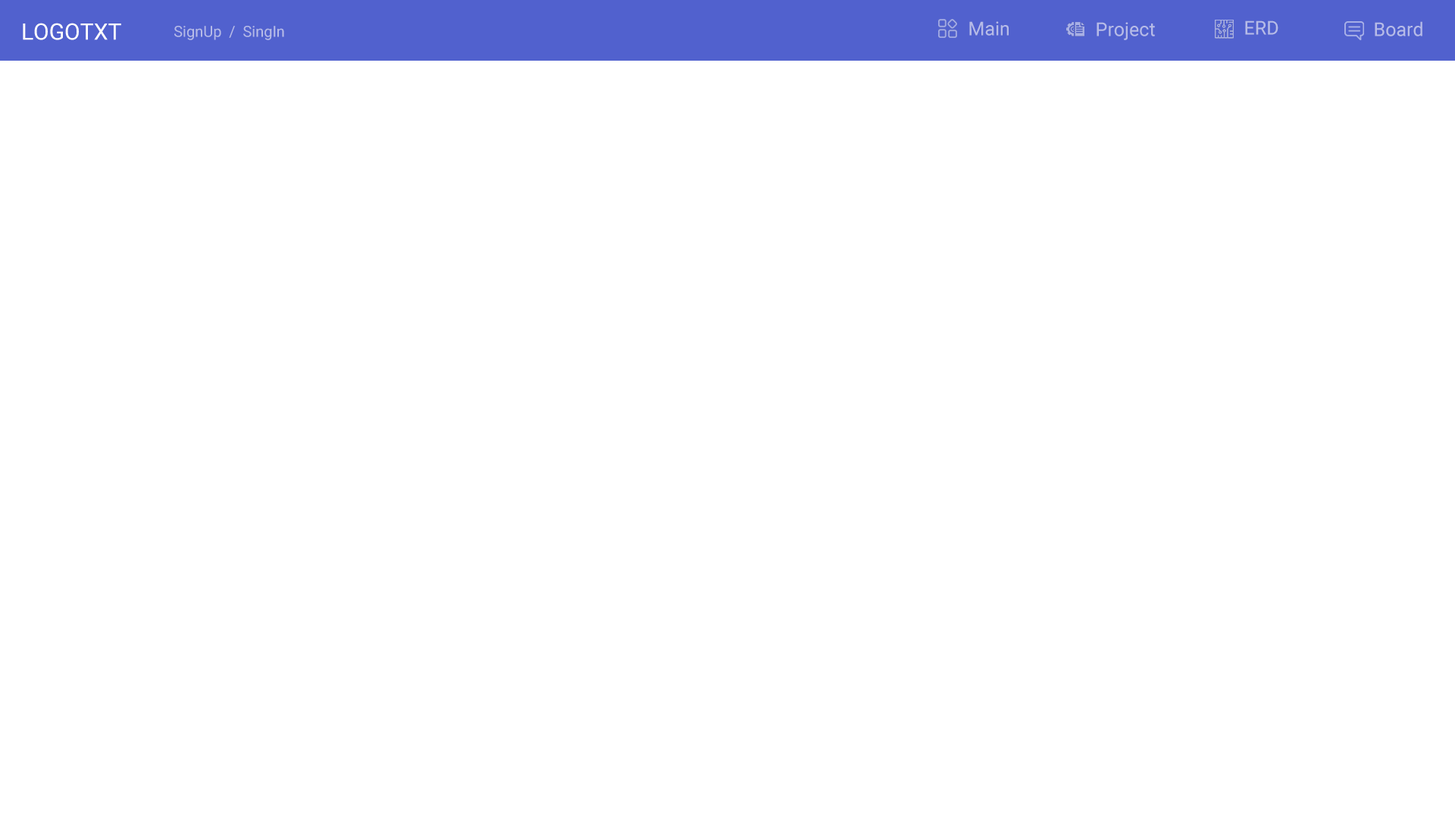
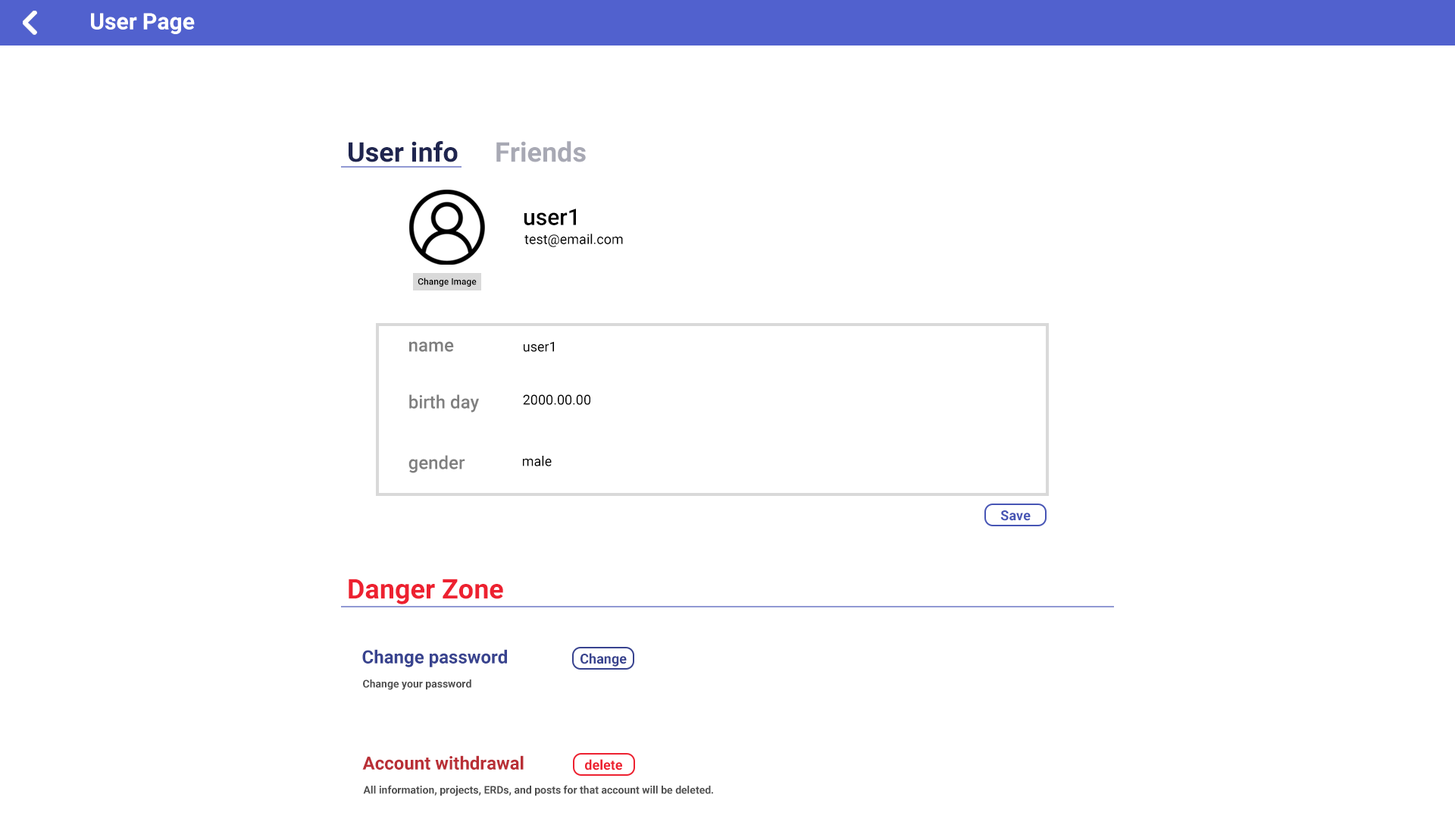
Comparing the layer stacks of the two w=1455, h=819 images. Changes:
added group "설정" with 1 layers in group "넷바 아이템" over [90, 12, 195, 35]
painted on "넷바[배경]" over [0, 45, 1455, 61]
showed group "유저" (41 layers), moved it out of group "넷바" over [174, 19, 1115, 796]
added group "Title" (1st of 2, in "유저") with 3 layers in group "유저" over [341, 140, 586, 168]
added layer "User info" (1st of 2, in "유저" › "Title") in group "Title" over [348, 140, 458, 163]
added group "user profile" with 21 layers in group "유저" over [375, 189, 1050, 527]
added group "profile" with 3 layers in group "user profile" over [409, 189, 624, 265]
moved "user" (1st of 8, in "유저" › "user profile" › "profile") into group "profile", painted on it over [174, 19, 486, 265]
moved "user1" (1st of 4, in "유저" › "user profile" › "profile") into group "profile", painted on it over [212, 25, 577, 226]
moved "사각형 1" into group "Change Image", painted on it over [413, 18, 1039, 291]
added group "info" with 13 layers in group "user profile" over [375, 322, 1050, 527]
added group "birth day" (1st of 2, in "유저" › "user profile" › "info") with 2 layers in group "info" over [409, 394, 591, 413]
added group "gender" (1st of 2, in "유저" › "user profile" › "info") with 2 layers in group "info" over [408, 454, 552, 473]
added layer "사각형 2" in group "info" over [375, 322, 1050, 496]
added group "위험구역" with 14 layers in group "유저" over [341, 578, 1115, 796]
added layer "Danger Zone" in group "위험구역" over [348, 578, 504, 605]
added group "비밀번호 변경" with 5 layers in group "위험구역" over [362, 646, 635, 690]
added layer "Change password" in group "비밀번호 변경" over [362, 648, 508, 668]
added group "회원 탈퇴" with 5 layers in group "위험구역" over [362, 752, 714, 796]
added layer "Account withdrawal" in group "회원 탈퇴" over [362, 754, 524, 770]
added layer "All information, projects, ERDs, and posts for that account wil" in group "회원 탈퇴" over [363, 784, 714, 796]
…and 42 more changes (26 added, 16 removed)
